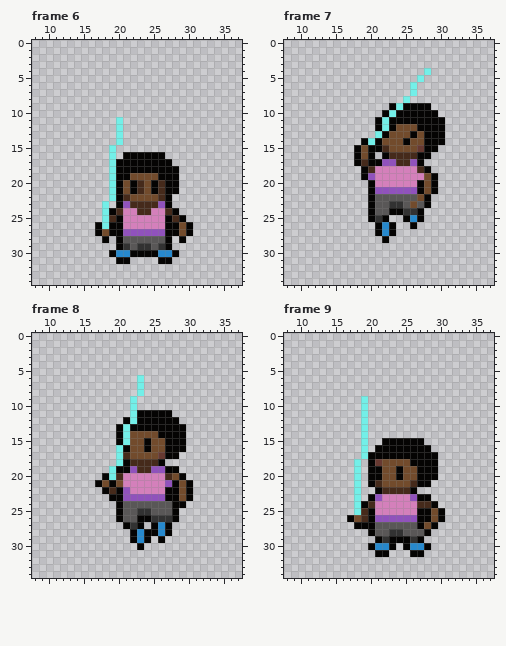
Two states of a pixel-art file, art/characters/playerC.aseprite. That is the earlier state.
48x48 pixels, 105 frames. Shown: frame 6: x 8..37, y 0..34; frame 7: x 8..37, y 0..34; frame 8: x 8..37, y 0..34; frame 9: x 8..37, y 0..34. The commit also changed other frames, which this record leaves out.
New version:
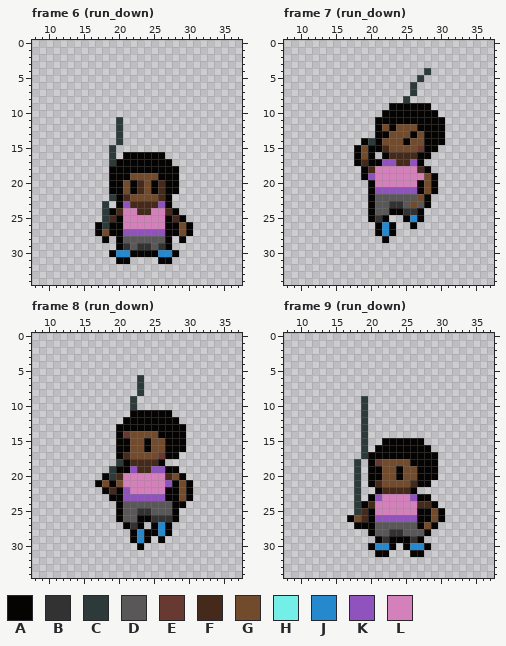
Palette (. is transparent): A #050403  B #323232  C #2c3b39  D #595757  E #673931  F #452a1b  G #724b2c  H #73efe8  J #2789cd  K #9052bc  L #d480bb
From old to new:
Frame 6 (run_down), layer "Layer 2":
y 11..14: x 20 H -> C
y 15..17: x 19 H -> C
y 18..21: x 19 H -> A
y 22: x 19 H -> C
y 23..26: x 18 H -> C
Frame 7 (run_down), layer "Layer 2":
y 4: x 28 H -> C
y 5: x 27 H -> C
y 6..7: x 26 H -> C
y 8: x 25 H -> C
y 9: x 24 H -> A
y 10: x 23 H -> A
y 11: x 22 H -> A
y 12: x 22 H -> G
y 13: x 21 H -> A
y 14: x 20 H -> C
Frame 8 (run_down), layer "Layer 2":
y 6..8: x 23 H -> C
y 9..10: x 22 H -> C
y 11..12: x 22 H -> A
y 13: x 21 H -> A
y 14: x 21 H -> E
y 15: x 21 H -> A
y 16..17: x 20 H -> A
y 18: x 20 H -> C
y 19..20: x 19 H -> C
Frame 9 (run_down), layer "Layer 2":
y 9..17: x 19 H -> C
y 18..25: x 18 H -> C
Pixel boxes of the changes (left, top, right, bottom) in both pictures:
changed: (102, 117, 123, 229)
changed: (368, 68, 431, 145)
changed: (109, 375, 144, 480)
changed: (354, 396, 368, 515)
